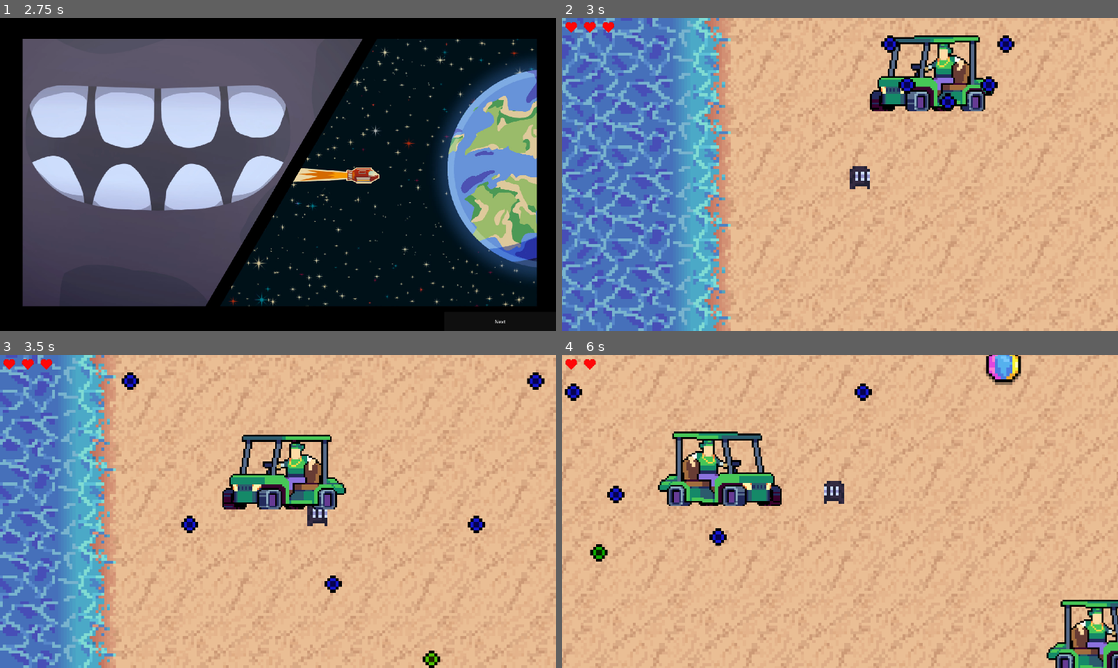
Above: before the commit, frames 1-4 (two rows, left to right).
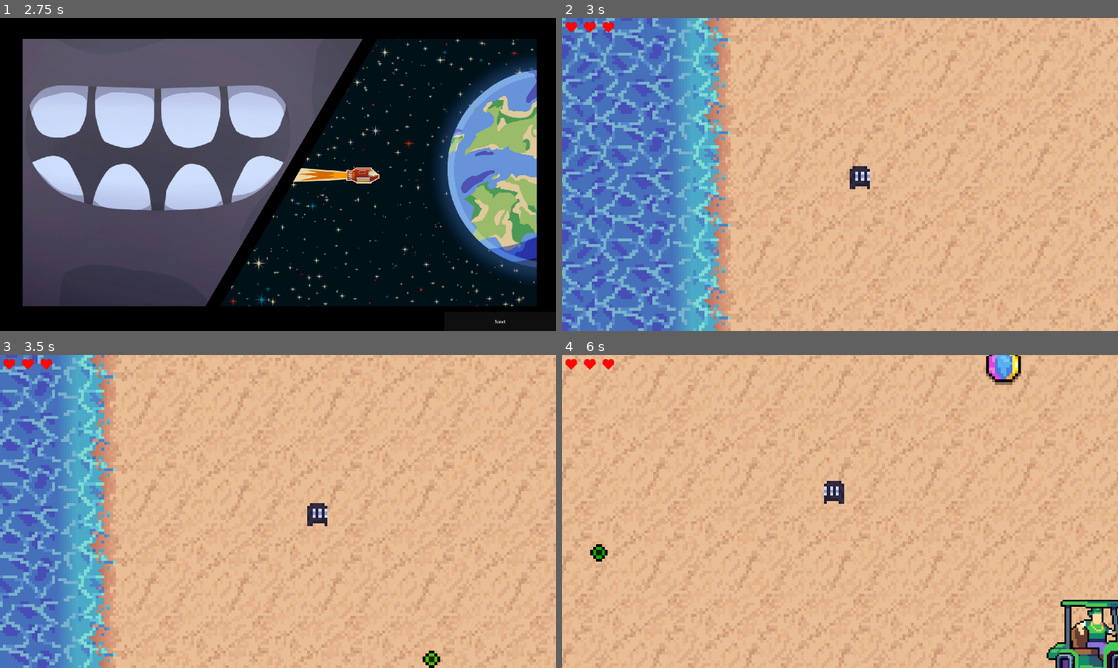
Above: after the commit, the same moments.

Repository: nikitin-eti/not_a_bug_a_feature
Game: Godot game, scene res://Scenes/start_menu.tscn
Same seed, same stepped clock (60 frames per second), same inputs: the game is played once before the commit and once after it. Video files are missing from this copy of the repository; at most half a second of black plays in their place.
Inputs (mouse positions are in pixels of both pictures, inside the frame that each line leads up to):
- Up to frame 1 (2.75 s): click "Play" at 0.5 s; click "Next" at 1.25 s; click "Next" at 2 s
- Up to frame 2 (3 s): tap Enter at 2.75 s; move the mouse to (962, 158) at 2.77 s; hold Right (ui_right) from 2.78 s (still down); click (962, 158) at 2.92 s
- Up to frame 3 (3.5 s): keep holding Right (ui_right)
- Up to frame 4 (6 s): move the mouse to (728, 527) at 3.52 s; release Right (ui_right) at 3.53 s; hold Down (ui_down) 3.53-4.28 s; move the mouse to (895, 442) at 4.27 s; hold Right (ui_right) 4.28-5.03 s; move the mouse to (812, 574) at 5.02 s; hold Up (ui_up) 5.03-5.78 s; click (812, 574) at 5.17 s; move the mouse to (1006, 558) at 5.77 s; hold Left (ui_left) from 5.78 s (still down)

Frame 1 is identical in both runs. In frame 2, 3.9% of the frame differs, in the area x 55-82%, y 5-30%; in frame 3, 4.2%, in the area x 21-98%, y 5-76%; in frame 4, 4.1%.

Commit message:
added export_presets

Diff:
--- a/Scenes/Stages/Stage_1.tscn
+++ b/Scenes/Stages/Stage_1.tscn
@@ -38,7 +38,7 @@
 sprite_key = "child_f_water"
 
 [node name="child_f_water5" parent="eat_obj/water_obj" instance=ExtResource("4_nudqr")]
-position = Vector2(144, 736)
+position = Vector2(200, 720)
 sprite_key = "child_f_water"
 
 [node name="child_f_water6" parent="eat_obj/water_obj" instance=ExtResource("4_nudqr")]
@@ -59,15 +59,19 @@
 
 [node name="child_m_water" parent="eat_obj/water_obj" instance=ExtResource("4_nudqr")]
 position = Vector2(88, 1032)
+sprite_key = "child_m_water"
 
 [node name="child_m_water2" parent="eat_obj/water_obj" instance=ExtResource("4_nudqr")]
 position = Vector2(216, 880)
+sprite_key = "child_m_water"
 
 [node name="child_m_water3" parent="eat_obj/water_obj" instance=ExtResource("4_nudqr")]
 position = Vector2(288, 936)
+sprite_key = "child_m_water"
 
 [node name="child_m_water4" parent="eat_obj/water_obj" instance=ExtResource("4_nudqr")]
 position = Vector2(80, 920)
+sprite_key = "child_m_water"
 
 [node name="beach_obj" type="Node2D" parent="eat_obj"]
 
@@ -193,7 +197,7 @@
 animation_choice = 1
 
 [node name="Enemy8" parent="enemy_obj" instance=ExtResource("3_j4ylw")]
-position = Vector2(416, 760)
+position = Vector2(792, 582)
 animation_choice = 1
 
 [node name="Enemy10" parent="enemy_obj" instance=ExtResource("3_j4ylw")]
@@ -201,7 +205,7 @@
 animation_choice = 1
 
 [node name="Enemy9" parent="enemy_obj" instance=ExtResource("3_j4ylw")]
-position = Vector2(680, 712)
+position = Vector2(1424, 832)
 animation_choice = 1
 
 [node name="0Man" parent="." instance=ExtResource("4_nudqr")]
--- a/Scripts/player.gd
+++ b/Scripts/player.gd
@@ -3,9 +3,9 @@
 @export var speed: float = 50.0
 @export var camera_zoom: Vector2 = Vector2(10, 10)
 @export var map_size_holder_path: String = "MapSizeHolder"
-@export var zoom_increase: float = 0.2
-@export var speed_increase: float = 7.0
-@export var zoom_speed: float = 1.2
+@export var zoom_increase: float = 0.4
+@export var speed_increase: float = 5.0
+@export var zoom_speed: float = 2
 
 var current_health: int   = 3
 var map_rect: Rect2
@@ -98,6 +98,7 @@
 func game_over() -> void:
 	print("Game Over! Player has no health left.")
 	queue_free()
+	get_tree().change_scene_to_file("res://Scenes/Stage_1.tscn")
 
 
 func item_eaten() -> void:
@@ -111,5 +112,6 @@
 
 func check_next_level() -> void:
 	if items_eaten >= 20:
-		get_tree().change_scene_to_file("res://Scenes/Level_2.tscn")
+		queue_free()
+		get_tree().change_scene_to_file("res://Scenes/Cutscene_End.tscn")
 		print("Player has eaten enough items to go to the next level.")
--- a/icon.svg
+++ /dev/null
@@ -1 +0,0 @@
-<svg xmlns="http://www.w3.org/2000/svg" width="128" height="128"><rect width="124" height="124" x="2" y="2" fill="#363d52" stroke="#212532" stroke-width="4" rx="14"/><g fill="#fff" transform="translate(12.322 12.322)scale(.101)"><path d="M105 673v33q407 354 814 0v-33z"/><path fill="#478cbf" d="m105 673 152 14q12 1 15 14l4 67 132 10 8-61q2-11 15-15h162q13 4 15 15l8 61 132-10 4-67q3-13 15-14l152-14V427q30-39 56-81-35-59-83-108-43 20-82 47-40-37-88-64 7-51 8-102-59-28-123-42-26 43-46 89-49-7-98 0-20-46-46-89-64 14-123 42 1 51 8 102-48 27-88 64-39-27-82-47-48 49-83 108 26 42 56 81zm0 33v39c0 276 813 276 814 0v-39l-134 12-5 69q-2 10-14 13l-162 11q-12 0-16-11l-10-65H446l-10 65q-4 11-16 11l-162-11q-12-3-14-13l-5-69z"/><path d="M483 600c0 34 58 34 58 0v-86c0-34-58-34-58 0z"/><circle cx="725" cy="526" r="90"/><circle cx="299" cy="526" r="90"/></g><g fill="#414042" transform="translate(12.322 12.322)scale(.101)"><circle cx="307" cy="532" r="60"/><circle cx="717" cy="532" r="60"/></g></svg>
Not shown, added: export_presets.cfg
Not shown, removed: icon.svg.import
